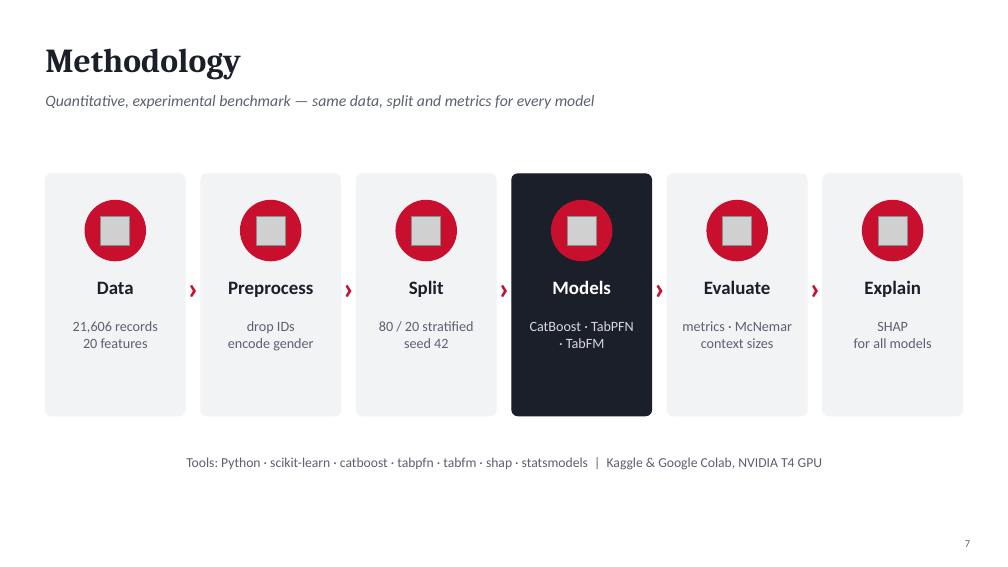
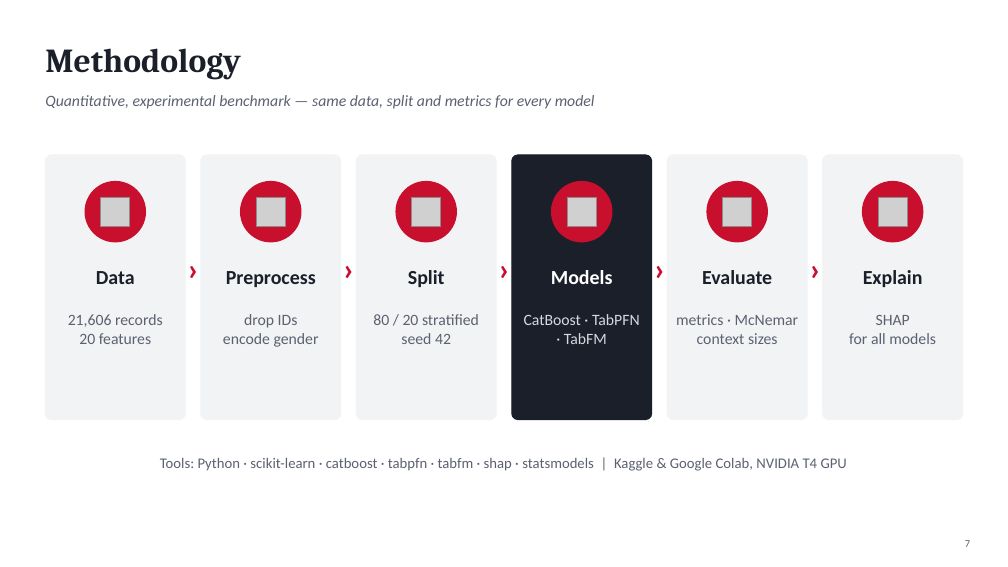
Before and after one commit to nirajanS1211/Hairfall-Thesis, a slide deck: slide 7 of thesis/final/Hairfall_Thesis_Presentation.pptx. Drawn at 1008x567 pixels with LibreOffice and Linux fonts; fonts in the diff are those of the drawing; grey boxes stand for pictures. Boxes give left, top, right and bottom in pixels: in the first picture for what was removed or moved away, otherwise in the second. Text is boxed around its words. In the diff, an @@ line names an element or a change of style, - is before the commit and + after.

```diff
--- a/thesis/final/Hairfall_Thesis_Presentation.pptx
+++ b/thesis/final/Hairfall_Thesis_Presentation.pptx
@@ rounded rectangle: place and size @@
-rounded rectangle at <box>45,174,185,416</box>
+rounded rectangle at <box>45,155,185,420</box>
@@ rounded rectangle: place and size @@
-rounded rectangle at <box>201,174,341,416</box>
+rounded rectangle at <box>201,155,341,420</box>
@@ rounded rectangle: place and size @@
-rounded rectangle at <box>356,174,496,416</box>
+rounded rectangle at <box>356,155,496,420</box>
@@ rounded rectangle: place and size @@
-rounded rectangle at <box>512,174,652,416</box>
+rounded rectangle at <box>512,155,652,420</box>
@@ rounded rectangle: place and size @@
-rounded rectangle at <box>668,174,808,416</box>
+rounded rectangle at <box>668,155,808,420</box>
@@ rounded rectangle: place and size @@
-rounded rectangle at <box>823,174,963,416</box>
+rounded rectangle at <box>823,155,963,420</box>
@@ 6 pictures, 6 ellipses, 5 texts: place and size @@
-6 pictures, 6 ellipses, 5 texts at <box>85,200,923,310</box>
+6 pictures, 6 ellipses, 5 texts at <box>85,181,923,291</box>
@@ 6 texts: place and size @@
-6 texts at <box>97,280,921,297</box>
+6 texts at <box>96,270,923,287</box>
@@ size 18 to 19 pt in 6 elements at <box>96,271,135,284</box>, <box>226,271,316,287</box>, <box>551,270,613,284</box>, <box>408,270,445,287</box>, <box>702,270,772,284</box>, <box>863,270,923,287</box> @@
@@ text "21,606 records": place and size @@
-text "21,606 records" at <box>73,321,158,348</box>
+text "21,606 records" at <box>68,314,163,344</box>
@@ text "drop IDs": place and size @@
-text "drop IDs" at <box>228,321,313,351</box>
+text "drop IDs" at <box>223,314,319,347</box>
@@ text "80 / 20 stratified": place and size @@
-text "80 / 20 stratified" at <box>379,321,473,348</box>
+text "80 / 20 stratified" at <box>373,314,479,344</box>
@@ text "CatBoost · TabPFN": place and size @@
-text "CatBoost · TabPFN" at <box>530,321,634,348</box>
+text "CatBoost · TabPFN" at <box>524,314,640,344</box>
@@ text "metrics · McNemar": place and size @@
-text "metrics · McNemar" at <box>682,321,792,348</box>
+text "metrics · McNemar" at <box>676,314,799,344</box>
@@ size 13.5 to 15 pt in 6 elements at <box>68,314,163,344</box>, <box>223,314,319,347</box>, <box>373,314,479,344</box>, <box>524,314,640,344</box>, <box>676,314,799,344</box>, <box>849,315,936,344</box> @@
@@ text "SHAP": place and size @@
-text "SHAP" at <box>854,322,932,348</box>
+text "SHAP" at <box>849,315,936,344</box>
@@ text "Tools: Python · scikit-learn · ..." at <box>160,458,847,471</box>: size 13 to 14 pt @@
```
Also in this commit, not shown: 4 other slides changed, 1 other file.
